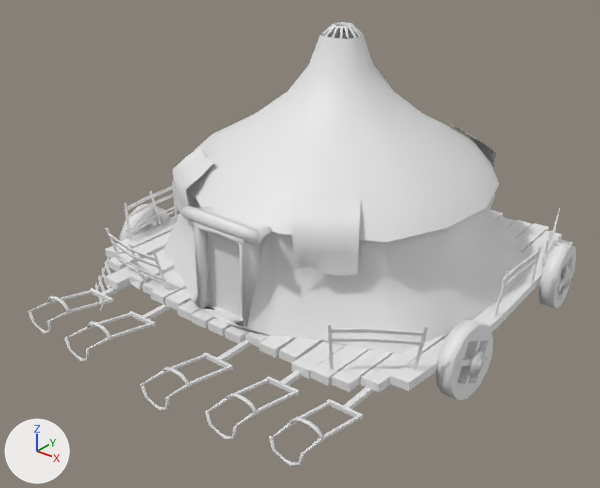
A saved change to the COLLADA model art/meshes/structural/xiongnu/cc.dae.
Rendered twice from a 50 mm camera at (23.7, -28.7, 21.7) aimed at (0.8, 0.0, 3.9). Lighting does not change. The marker at lower left points along +X, +Y and +Z. Materials are left out; every surface is plain grey. Where no turn or scale is listed for an object, it has been applied to the vertices. Vertices at the same position are counted once.

Names of what the first picture shows: 'cc'.
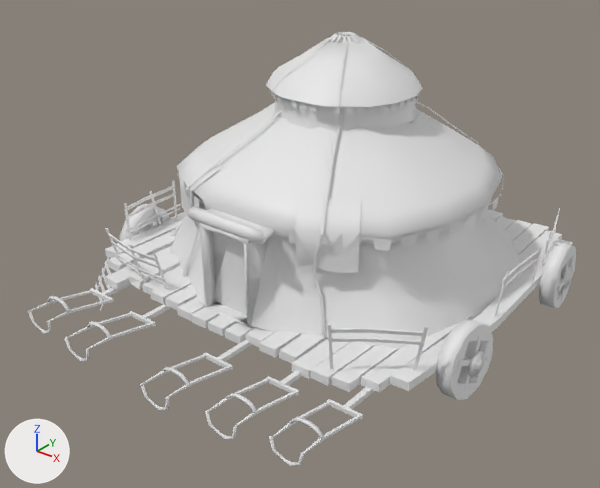
The newer file is also rescaled (x0.857), turned or shifted as a whole; pictures and numbers use the older file's frame.

The change, as a diff of the scene's bpy script:
```diff
--- a/art/meshes/structural/xiongnu/cc.dae.py
+++ b/art/meshes/structural/xiongnu/cc.dae.py
@@ me_house_2_celtmesh_016 @@
 # used by ob_cc; location = (0.0, 0.0, 0.0)
-me_house_2_celtmesh_016.from_pydata(...)  # 2602 vertices, 4534 faces; spans x -10.5..11.3, y -11.1..14.1, z -0.1..14.0
+me_house_2_celtmesh_016.from_pydata(...)  # 3789 vertices, 6256 faces; spans x -10.5..11.3, y -11.1..14.1, z -0.1..13.5
+# me_house_2_celtmesh_016 part 1: the loose piece of 25 vertices spanning x 2.9..6.0, y -4.1..-1.5, z 5.0..7.9 is scaled about its middle by (-0.975, 0.973, 0.975), then moved by (-8.2, 0.6, -0.1)
+# me_house_2_celtmesh_016 part 2: the loose piece of 25 vertices spanning x 2.9..6.0, y -4.1..-1.5, z 5.0..7.9 is copied, and the copy is moved by (-0.1, 0.3, -0.1); it spans x 2.8..5.9, y -3.8..-1.2, z 4.9..7.8
+# me_house_2_celtmesh_016 part 3: the loose piece of 172 vertices spanning x -8.6..9.7, y -5.4..13.4, z 1.9..6.7 is rebuilt with 172 vertices and now spans x -8.4..9.5, y -5.0..13.3, z 1.9..6.5
+# me_house_2_celtmesh_016 part 4: the loose piece of 94 vertices spanning x -7.5..8.5, y -4.1..11.8, z 6.6..13.5 is rebuilt with 85 vertices and now spans x -7.6..8.5, y -3.9..12.1, z 6.3..10.9
+# me_house_2_celtmesh_016 part 5: 19 vertices moved from x -5.4..3.9, y -5.5..11.2, z 5.1..7.6 to x -4.7..3.9, y -5.0..11.4, z 6.1..7.6; 345 vertices removed from x -5.4..6.1, y -5.5..11.2, z 5.0..14.0; 1516 vertices added at x -7.9..8.5, y -5.1..12.2, z 1.7..13.5
```

Where the change shows, as pixel boxes (x1, y1, x2, y2) in the pictures (600 x 488 px; the box of a moved part takes in the faces that stretch with it):
'cc', reshaped
    before: (27, 22, 576, 466)
    after: (27, 32, 576, 466)
part 1 of me_house_2_celtmesh_016, moved or reshaped
    before: (292, 196, 361, 276)
    after: (179, 151, 220, 226)
part 2 of me_house_2_celtmesh_016, added
    after: (295, 196, 361, 273)
part 3 of me_house_2_celtmesh_016, rebuilt
    before: (164, 188, 526, 354)
    after: (170, 191, 520, 351)
part 4 of me_house_2_celtmesh_016, rebuilt
    before: (188, 30, 499, 242)
    after: (176, 103, 502, 244)
part 5 of me_house_2_celtmesh_016, built on
    before: (172, 22, 496, 245)
    after: (170, 32, 504, 342)
